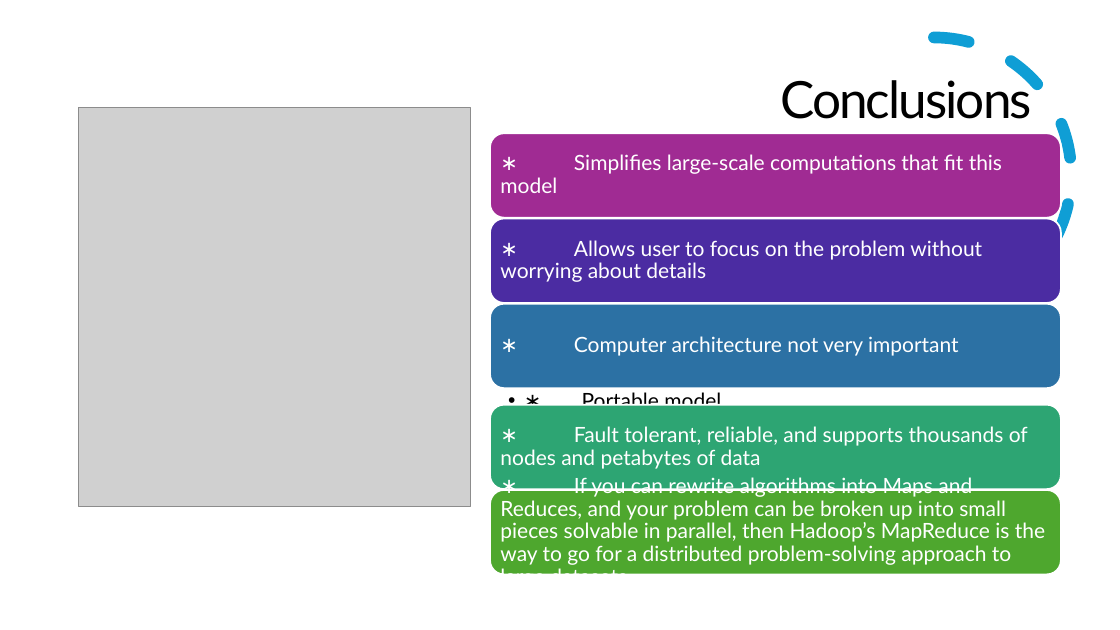
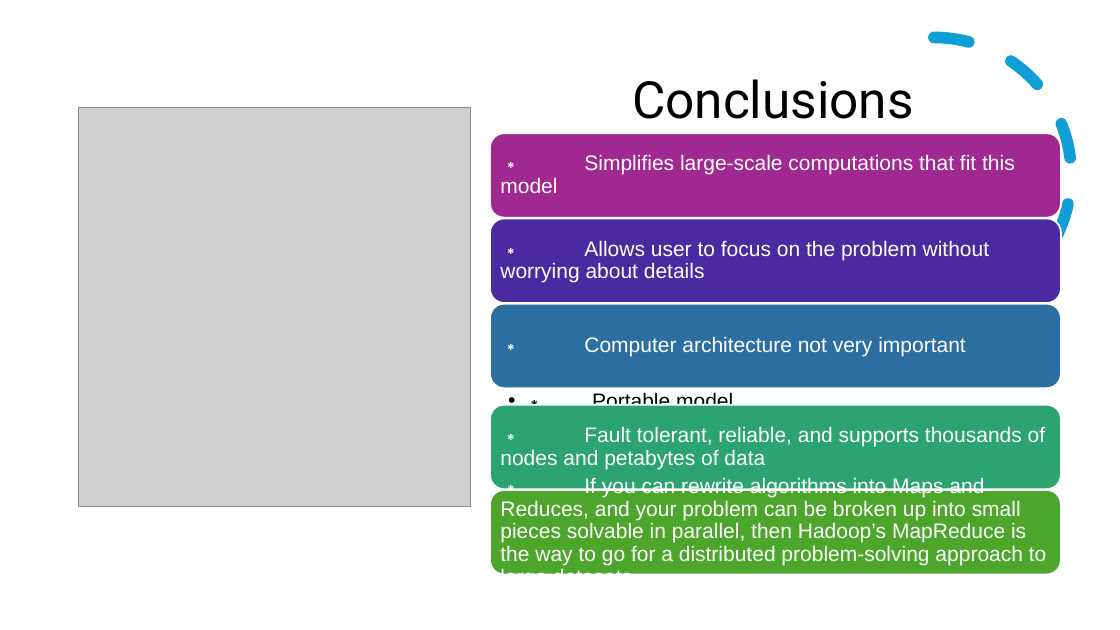
Before and after one commit to zhangyu027/UCI_Hadoop_Apache_Airflow, a slide deck: slide 56 of 02_Slides/M1_Hadoop.pptx. Drawn at 1120x630 pixels with LibreOffice and Linux fonts; fonts in the diff are those of the drawing; grey boxes stand for pictures. Boxes give left, top, right and bottom in pixels: in the first picture for what was removed or moved away, otherwise in the second. Text is boxed around its words. In the diff, an @@ line names an element or a change of style, - is before the commit and + after.

```diff
--- a/02_Slides/M1_Hadoop.pptx
+++ b/02_Slides/M1_Hadoop.pptx
@@ title "Conclusions": place and size @@
-title "Conclusions" at (780, 74, 1032, 119)
+title "Conclusions" at (632, 79, 914, 119)
@@ title "Conclusions" at (632, 79, 914, 119): font Lato to Roboto, letter spacing -1.7 to 0 pt @@
@@ rounded rectangle at (490, 134, 1061, 218): fill #A02B93 to #A02891; proportions changed @@
@@ rounded rectangle at (490, 218, 1061, 303): fill #4B2CA2 to #4A2AA0; proportions changed @@
@@ rounded rectangle at (490, 304, 1061, 389): fill #2C71A4 to #2B6FA2; proportions changed @@
@@ rounded rectangle at (490, 405, 1061, 490): fill #2DA573 to #2BA471; proportions changed @@
@@ font Lato to Arial; less space between paragraphs in 6 elements at (584, 154, 1015, 175), (500, 240, 989, 283), (584, 336, 965, 357), (592, 391, 733, 412), (500, 426, 1045, 469), (500, 478, 1047, 574) @@
@@ rounded rectangle at (490, 490, 1061, 575): fill #4EA72E to #4CA62C; proportions changed @@
```
Also in this commit, not shown: 58 other slides changed, 9 other files.
